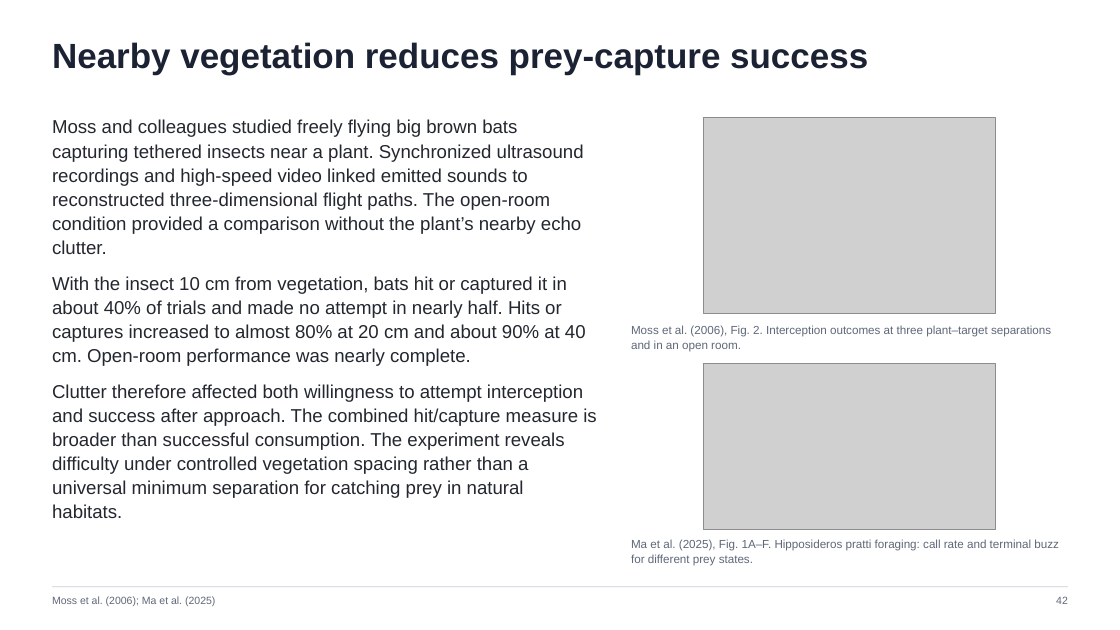
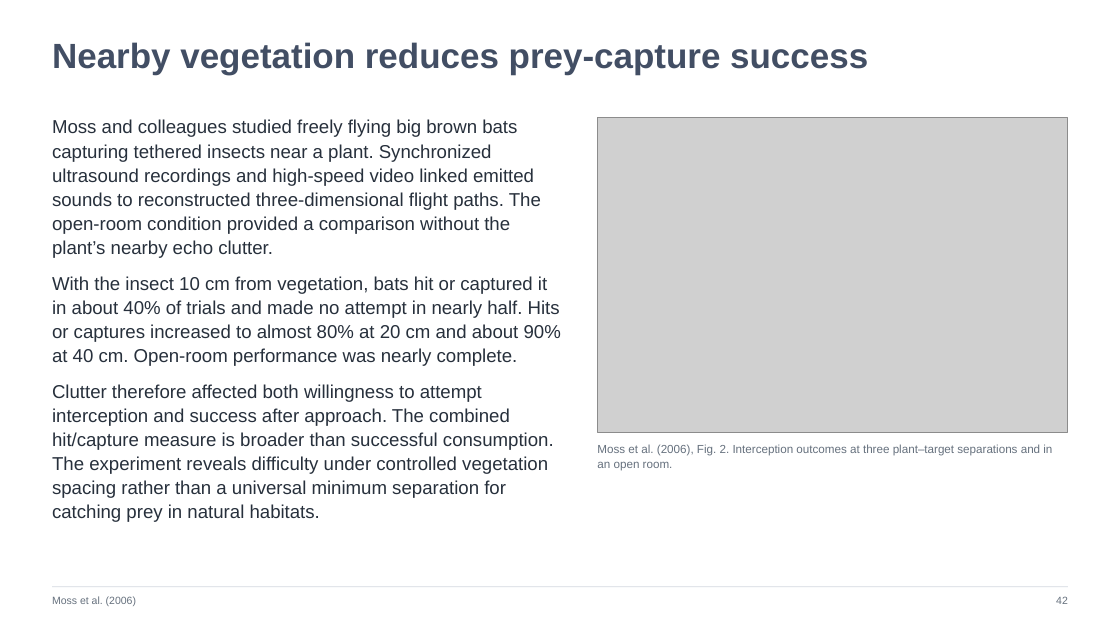
Before and after one commit to jordanxxlopez/NEUROETHOLOGY, a slide deck: slide 42 of lectures/L17/Neuroethology_Lecture17_FA2026.pptx. Drawn at 1120x630 pixels with LibreOffice and Linux fonts; fonts in the diff are those of the drawing; grey boxes stand for pictures. Boxes give left, top, right and bottom in pixels: in the first picture for what was removed or moved away, otherwise in the second. Text is boxed around its words. In the diff, an @@ line names an element or a change of style, - is before the commit and + after.

Commit message:
Rebuild Lecture 17 with 44 article figure slides and two-column layout

```diff
--- a/lectures/L17/Neuroethology_Lecture17_FA2026.pptx
+++ b/lectures/L17/Neuroethology_Lecture17_FA2026.pptx
@@ text "Nearby vegetation reduces prey-capture success" at <box>52,42,868,75</box>: text colour #1B2233 to #424E64 @@
@@ text "Moss and colleagues studied freely ..." at <box>52,119,561,522</box>: text colour #23272F to #27303C @@
@@ picture: place and size @@
-picture at <box>703,118,996,313</box>
+picture at <box>597,118,1068,433</box>
@@ picture removed at <box>704,364,996,529</box> @@
@@ text "Moss et al. (2006), Fig. ...": place and size @@
-text "Moss et al. (2006), Fig. ..." at <box>631,325,1051,352</box>
+text "Moss et al. (2006), Fig. ..." at <box>597,444,1052,471</box>
@@ text "Moss et al. (2006), Fig. ..." at <box>597,444,1052,471</box>: text colour #5F6878 to #66717E @@
@@ text removed at <box>631,539,1059,566</box> @@
-Ma et al. (2025), Fig. 1A–F. Hipposideros pratti foraging: call rate and terminal buzz for different prey states.
@@ text at <box>52,596,136,606</box>: text changed; text colour #5F6878 to #66717E @@
-Moss et al. (2006); Ma et al. (2025)
+Moss et al. (2006)
```
Also in this commit, not shown: 45 other slides changed, 13 other files.
